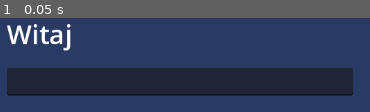
Above: before the commit, frame 1.
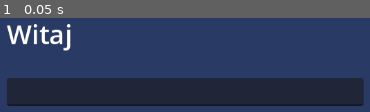
Above: after the commit, the same moment.

Repository: MateuszChoda/MediaLamus
Game: Godot game, scene res://Base/main_screen.tscn
Same seed, same stepped clock (60 frames per second), same inputs: the game is played once before the commit and once after it. This scene is started directly instead of the project's main scene.
Inputs:
- Up to frame 1 (0.05 s): no input

The runs differ from the first frame. In frame 1, 21% of the frame differs, in the area x 1-99%, y 53-94%.

Commit message:
main_screen

Diff:
--- a/Base/main_screen.tscn
+++ b/Base/main_screen.tscn
@@ -30,11 +30,28 @@
 [node name="LineEdit" type="LineEdit" parent="ColorRect"]
 layout_mode = 1
 offset_left = 30.0
-offset_top = 105.0
-offset_right = 530.0
-offset_bottom = 145.0
+offset_top = 120.0
+offset_right = 545.0
+offset_bottom = 160.0
 
 [node name="TextureButton" type="TextureButton" parent="ColorRect"]
-layout_mode = 0
-offset_right = 40.0
-offset_bottom = 40.0
+layout_mode = 1
+anchors_preset = 1
+anchor_left = 1.0
+anchor_right = 1.0
+offset_left = -78.0
+offset_top = 120.0
+offset_right = -38.0
+offset_bottom = 160.0
+grow_horizontal = 0
+
+[node name="TextureButton2" type="TextureButton" parent="ColorRect"]
+layout_mode = 1
+anchors_preset = 1
+anchor_left = 1.0
+anchor_right = 1.0
+offset_left = -78.0
+offset_top = 30.0
+offset_right = -38.0
+offset_bottom = 70.0
+grow_horizontal = 0
Not shown: 1 places in Base/Register_screen.tscn that only renumber resources
